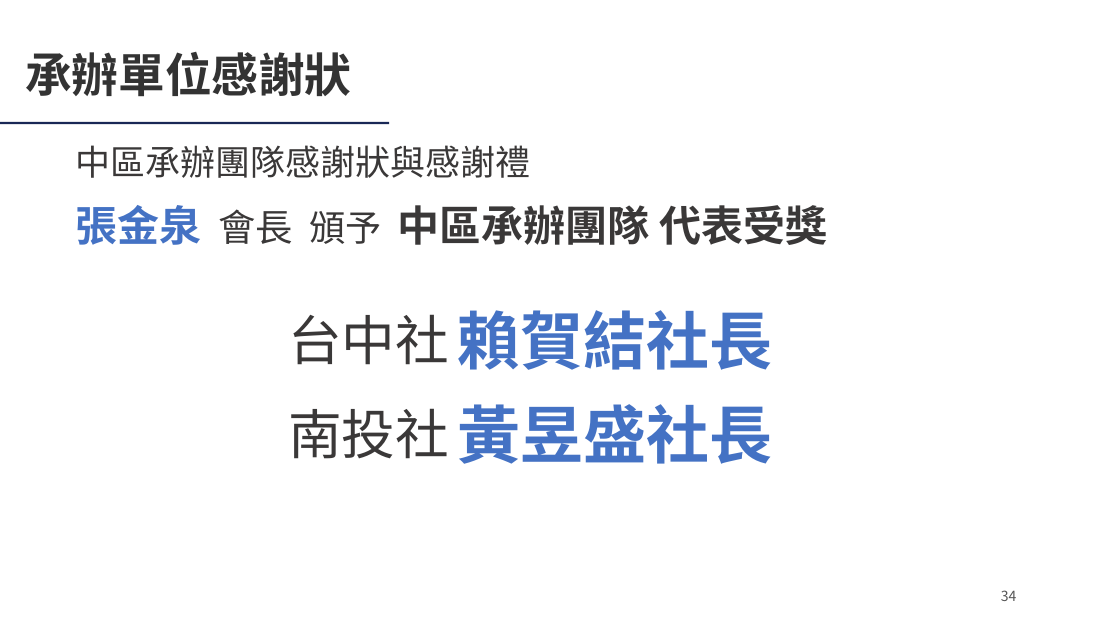
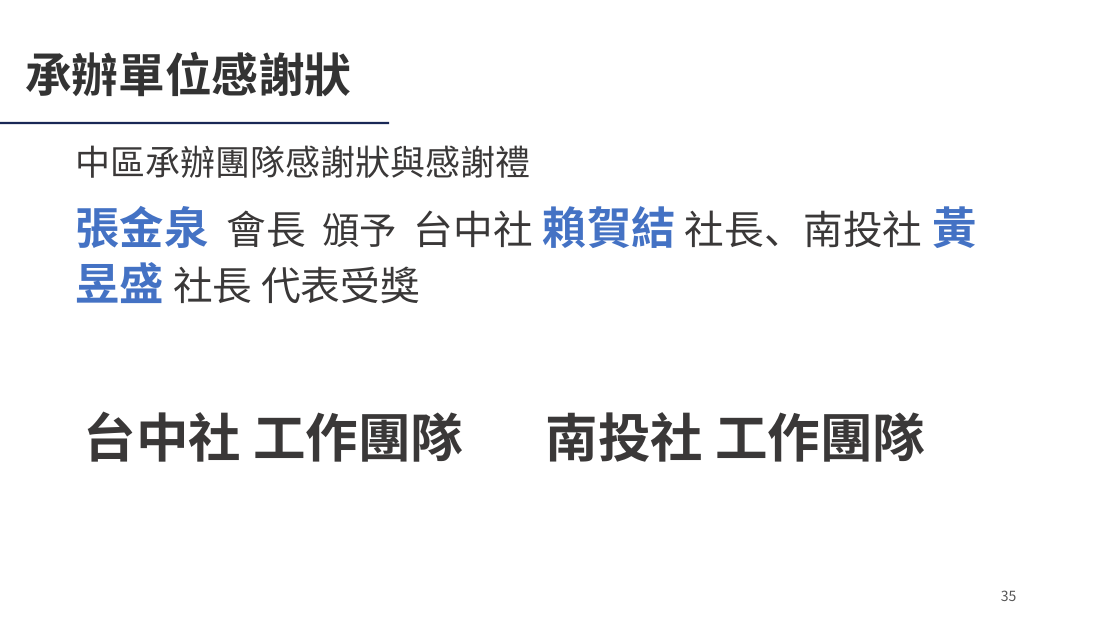
Before and after one commit to Ericliang680928/IAA, a slide deck: slide 35 of 20261204/agm/IAA會員大會簡報_20261204.pptx (slide 34 before the commit). Drawn at 1120x630 pixels with LibreOffice and Linux fonts; fonts in the diff are those of the drawing; background and template pictures are left out. Boxes give left, top, right and bottom in pixels: in the first picture for what was removed or moved away, otherwise in the second. Text is boxed around its words. In the diff, an @@ line names an element or a change of style, - is before the commit and + after.

```diff
--- a/20261204/agm/IAA會員大會簡報_20261204.pptx
+++ b/20261204/agm/IAA會員大會簡報_20261204.pptx
@@ text at [76, 206, 977, 303]: text changed; size 36 to 34 pt; bold off @@
-張金泉 會長 頒予 中區承辦團隊 代表受獎
+張金泉 會長 頒予 台中社 賴賀結 社長、南投社 黃昱盛 社長 代表受獎
@@ text at [84, 411, 463, 462]: text changed; size 46 to 45 pt; bold on @@
-台中社
+台中社 工作團隊
@@ text removed at [288, 408, 449, 459] @@
-南投社
@@ text removed at [457, 404, 772, 464] @@
-黃昱盛社長
@@ text at [546, 412, 925, 462]: text changed; size 54 to 45 pt; text colour #4472C4 to #3A3838 @@
-賴賀結社長
+南投社 工作團隊
@@ page number at [1001, 590, 1017, 601]: text changed @@
-34
+35
```
Also in this commit, not shown: 8 other slides changed, 1 slide added, 7 other files.
